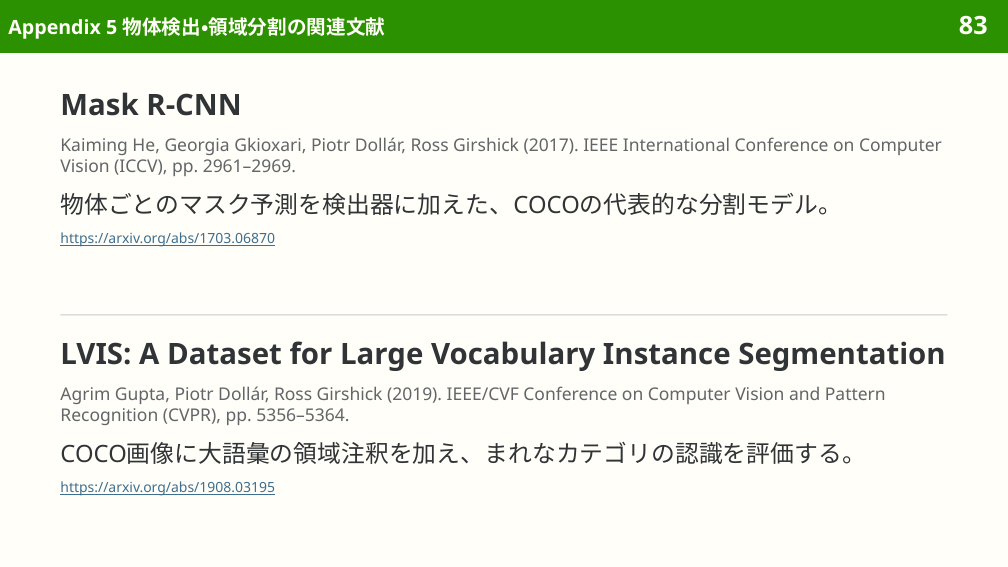
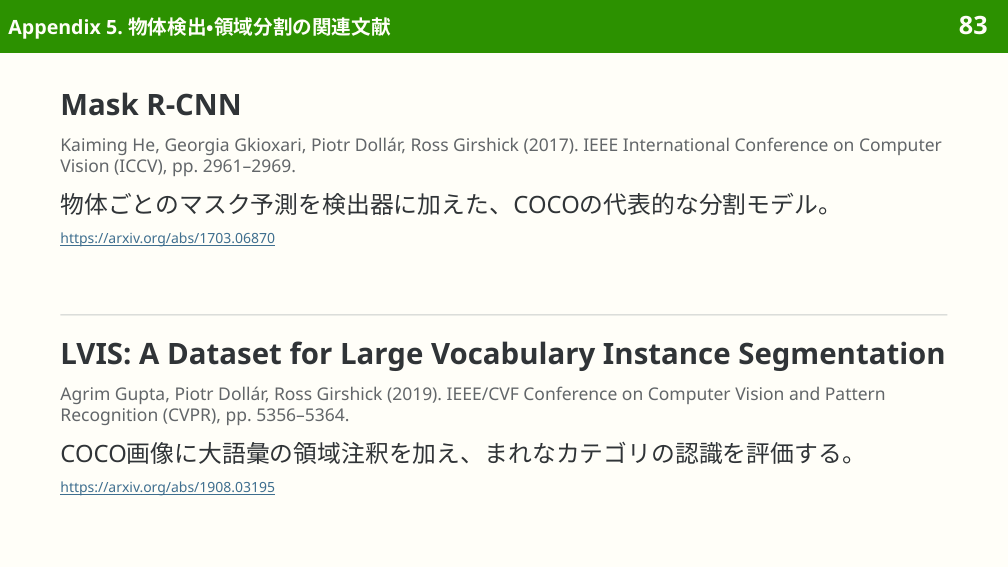
Before and after one commit to sasakiy84/datasets-in-10-minutes, a slide deck: slide 83 of slides/datasets-in-10-minutes-coco.pptx. Drawn at 1008x567 pixels with LibreOffice and Linux fonts; fonts in the diff are those of the drawing. Boxes give left, top, right and bottom in pixels: in the first picture for what was removed or moved away, otherwise in the second. Text is boxed around its words. In the diff, an @@ line names an element or a change of style, - is before the commit and + after.

```diff
--- a/slides/datasets-in-10-minutes-coco.pptx
+++ b/slides/datasets-in-10-minutes-coco.pptx
@@ title at <box>8,17,391,39</box>: text changed @@
-Appendix 5 物体検出・領域分割の関連文献
+Appendix 5. 物体検出・領域分割の関連文献
```
Also in this commit, not shown: 78 other slides changed, 11 other files.
